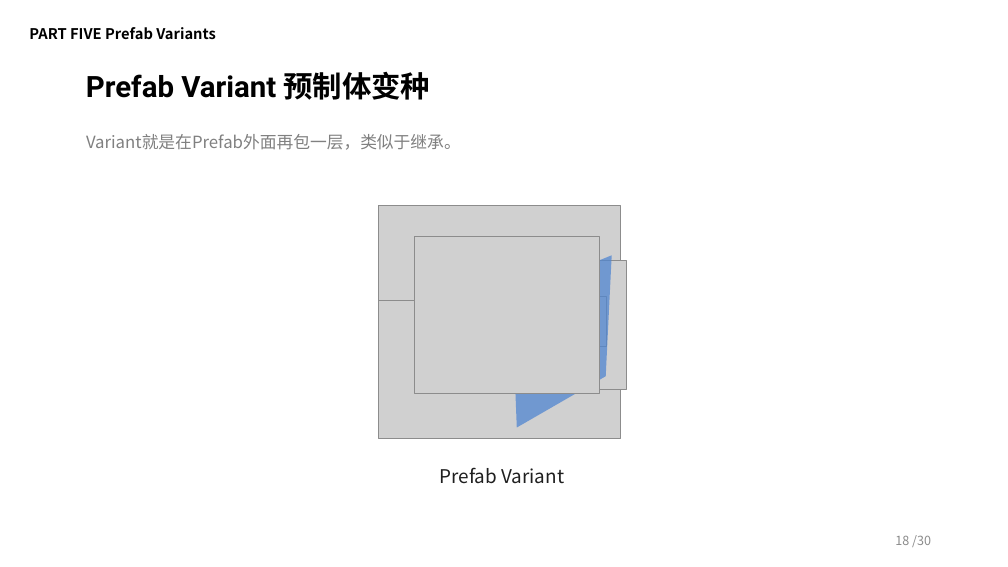
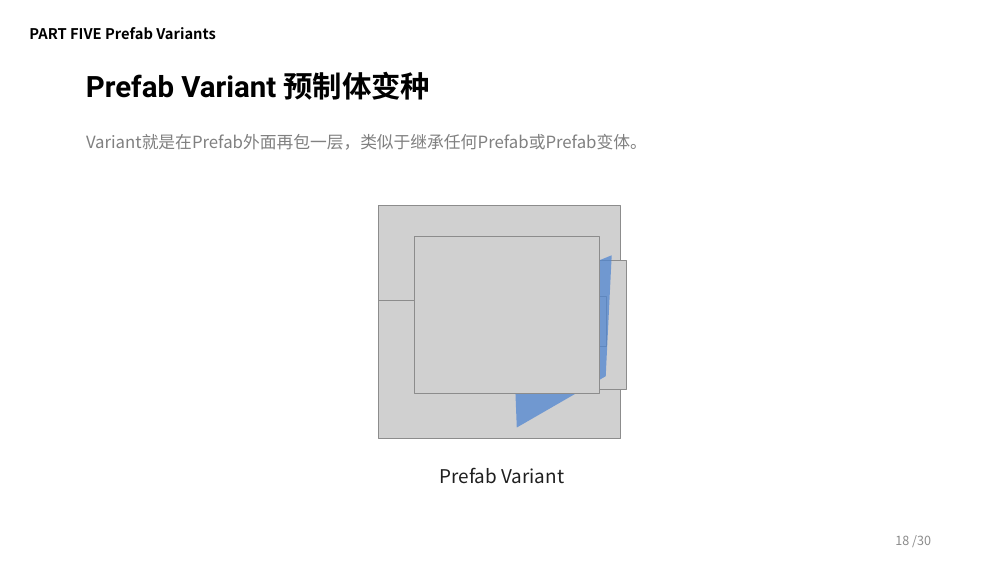
Before and after one commit to BingbingXu/NestedPrefab_Demos, a slide deck: slide 18 of Unity全新Prefab预制体系统.pptx. Drawn at 1008x567 pixels with LibreOffice and Linux fonts; fonts in the diff are those of the drawing; grey boxes stand for pictures; background and template pictures are left out. Boxes give left, top, right and bottom in pixels: in the first picture for what was removed or moved away, otherwise in the second. Text is boxed around its words. In the diff, an @@ line names an element or a change of style, - is before the commit and + after.

```diff
--- a/Unity全新Prefab预制体系统.pptx
+++ b/Unity全新Prefab预制体系统.pptx
@@ text at [86, 134, 647, 150]: text changed @@
-Variant就是在Prefab外面再包一层，类似于继承。
+Variant就是在Prefab外面再包一层，类似于继承任何Prefab或Prefab变体。
```
Also in this commit, not shown: 10 other slides changed.
